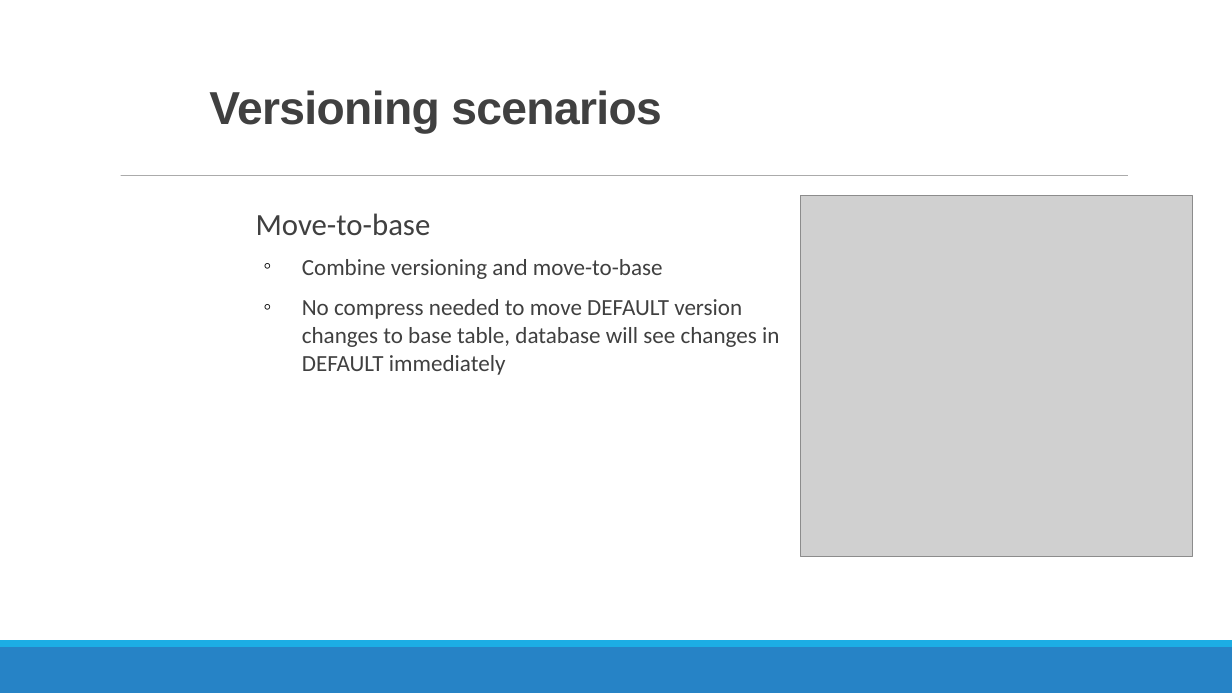
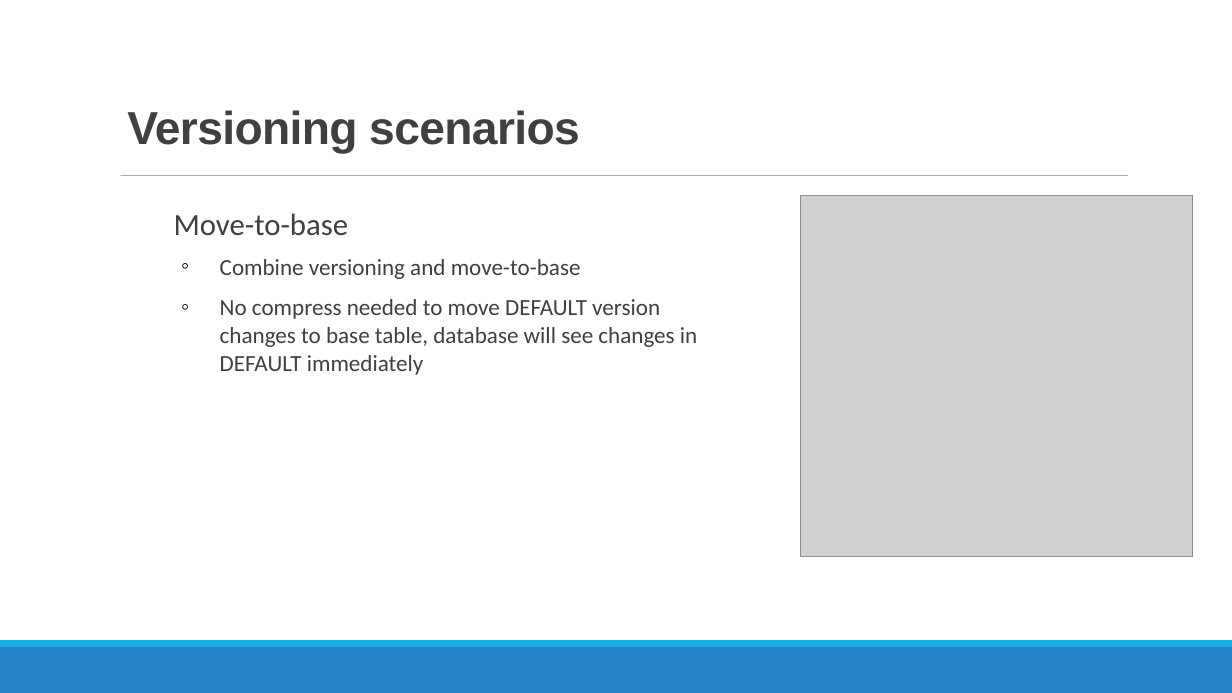
Before and after one commit to MGIS-UMN/GIS5577_week9, a slide deck: slide 23 of Database_Administration.odp (slide 21 before the commit). Drawn at 1232x693 pixels with LibreOffice and Linux fonts; fonts in the diff are those of the drawing; grey boxes stand for pictures. Boxes give left, top, right and bottom in pixels: in the first picture for what was removed or moved away, otherwise in the second. Text is boxed around its words. In the diff, an @@ line names an element or a change of style, - is before the commit and + after.

```diff
--- a/Database_Administration.odp
+++ b/Database_Administration.odp
@@ title "Versioning scenarios": place and size @@
-title "Versioning scenarios" at (209,90,662,134)
+title "Versioning scenarios" at (127,110,580,153)
@@ text "Move-to-base": place and size @@
-text "Move-to-base" at (256,213,779,375)
+text "Move-to-base" at (174,213,697,375)
```
Also in this commit, not shown: 7 other slides changed, 6 slides added, 2 slides removed, 1 other file.
